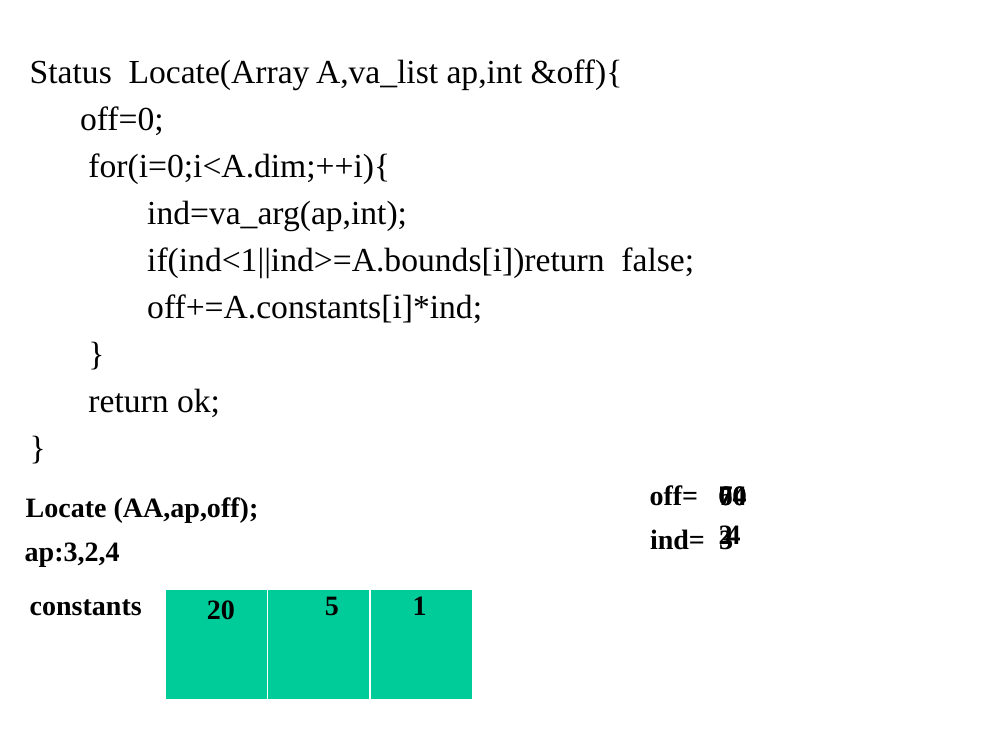
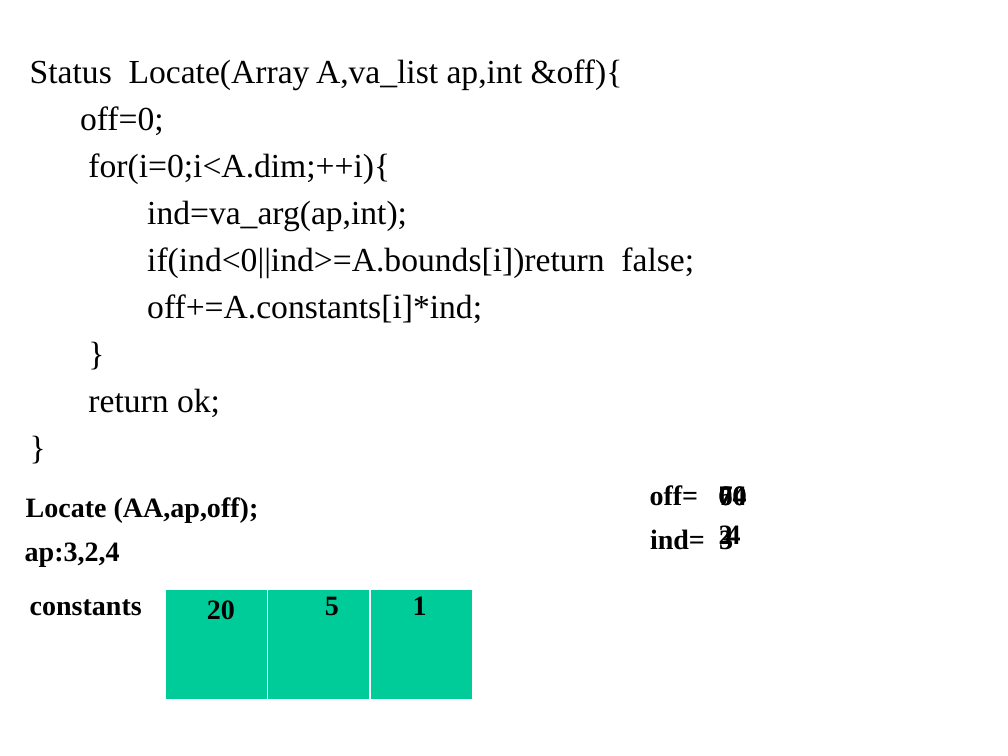
Before and after one commit to Gempittance/Data_Structur_Build, a slide deck: slide 21 of 数据结构PPT/ds5.pptx. Drawn at 1008x756 pixels with LibreOffice and Linux fonts; fonts in the diff are those of the drawing; background and template pictures are left out. Boxes give left, top, right and bottom in pixels: in the first picture for what was removed or moved away, otherwise in the second. Text is boxed around its words. In the diff, an @@ line names an element or a change of style, - is before the commit and + after.

```diff
--- a/数据结构PPT/ds5.pptx
+++ b/数据结构PPT/ds5.pptx
@@ text at <box>147,247,694,277</box>: text changed @@
-if(ind<1||ind>=A.bounds[i])return false;
+if(ind<0||ind>=A.bounds[i])return false;
```
Also in this commit, not shown: 1 other slide changed, 1 other file.
